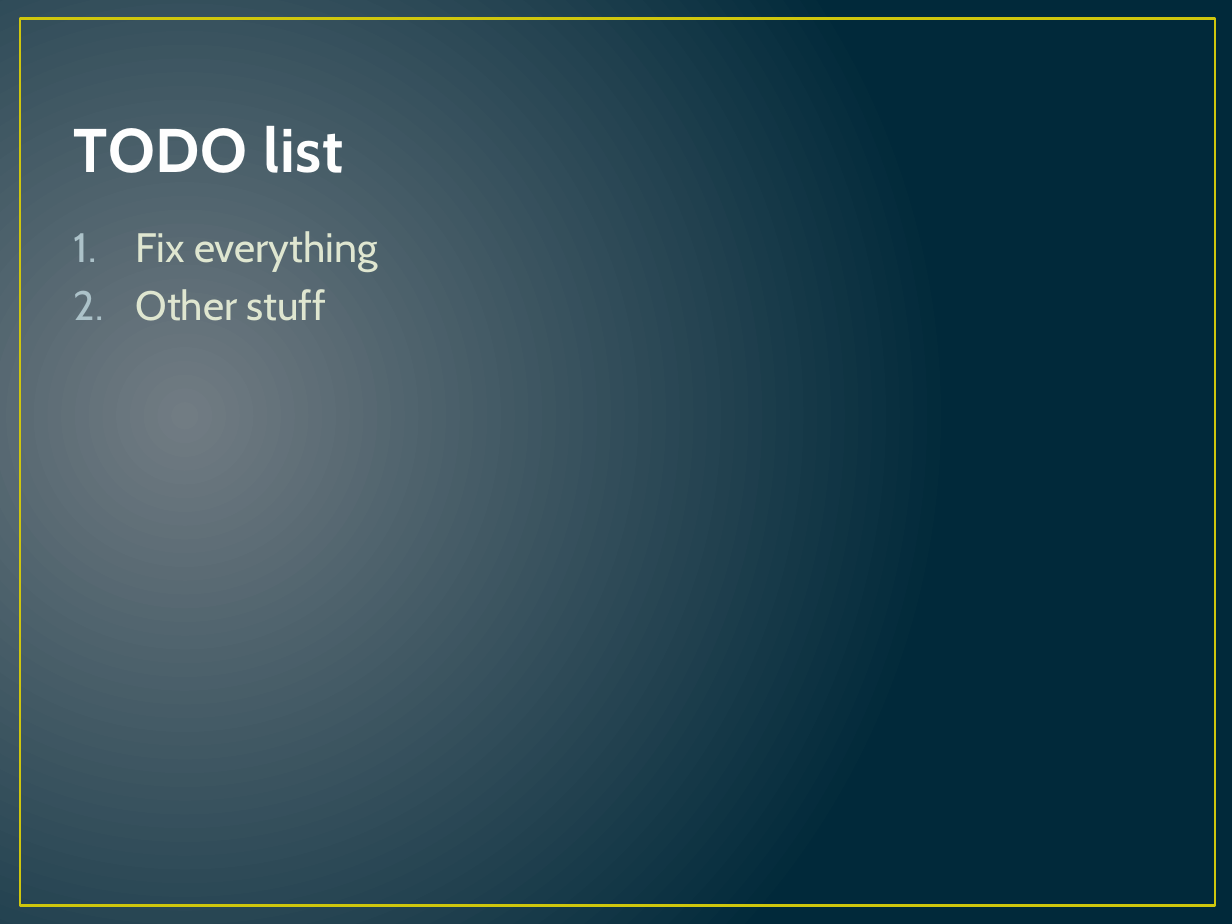
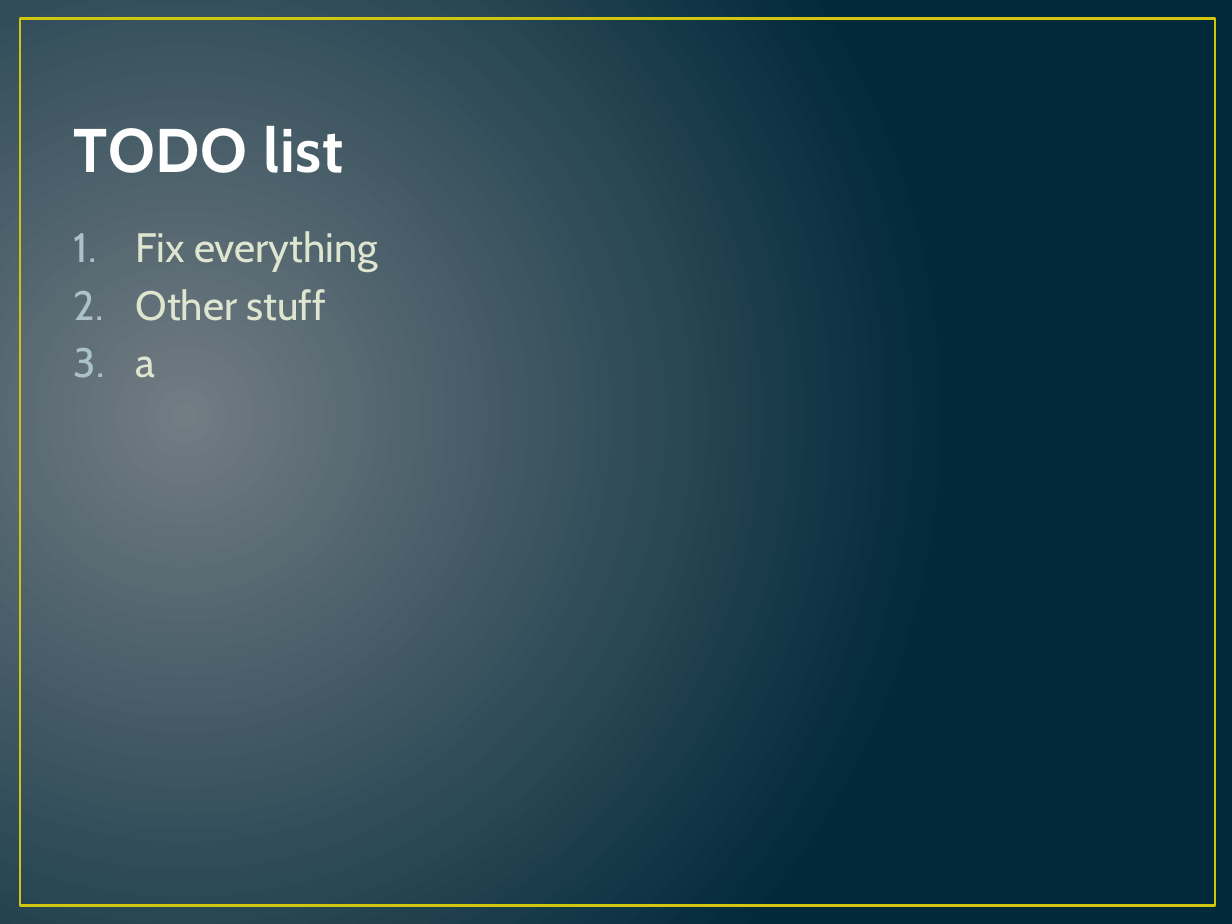
Before and after one commit to hugebdu/jdt-refactored, a slide deck: slide 23 of extra/CDT.pptx. Drawn at 1232x924 pixels with LibreOffice and Linux fonts; fonts in the diff are those of the drawing. Boxes give left, top, right and bottom in pixels: in the first picture for what was removed or moved away, otherwise in the second. Text is boxed around its words. In the diff, an @@ line names an element or a change of style, - is before the commit and + after.

Commit message:
Update presentation

```diff
--- a/extra/CDT.pptx
+++ b/extra/CDT.pptx
@@ text at (x1=136, y1=356, x2=156, y2=378): paragraph added @@
+3. a
```
